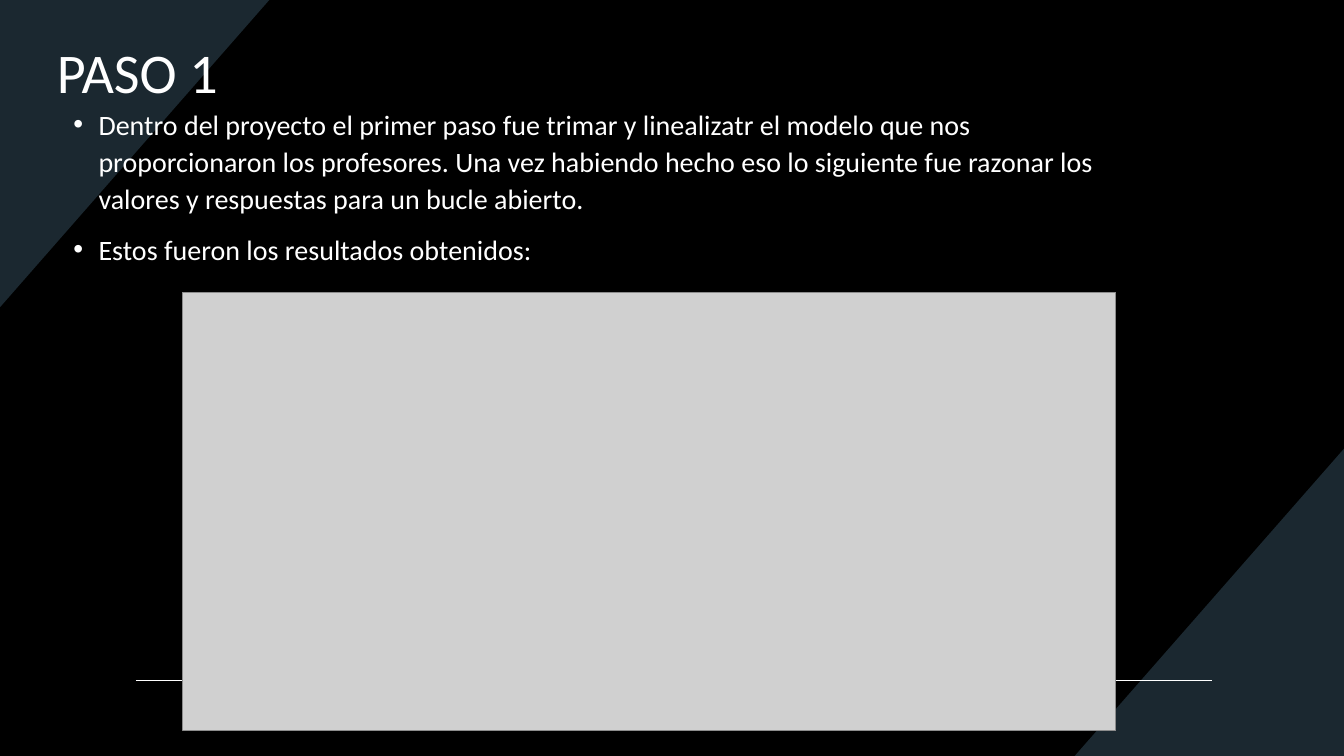
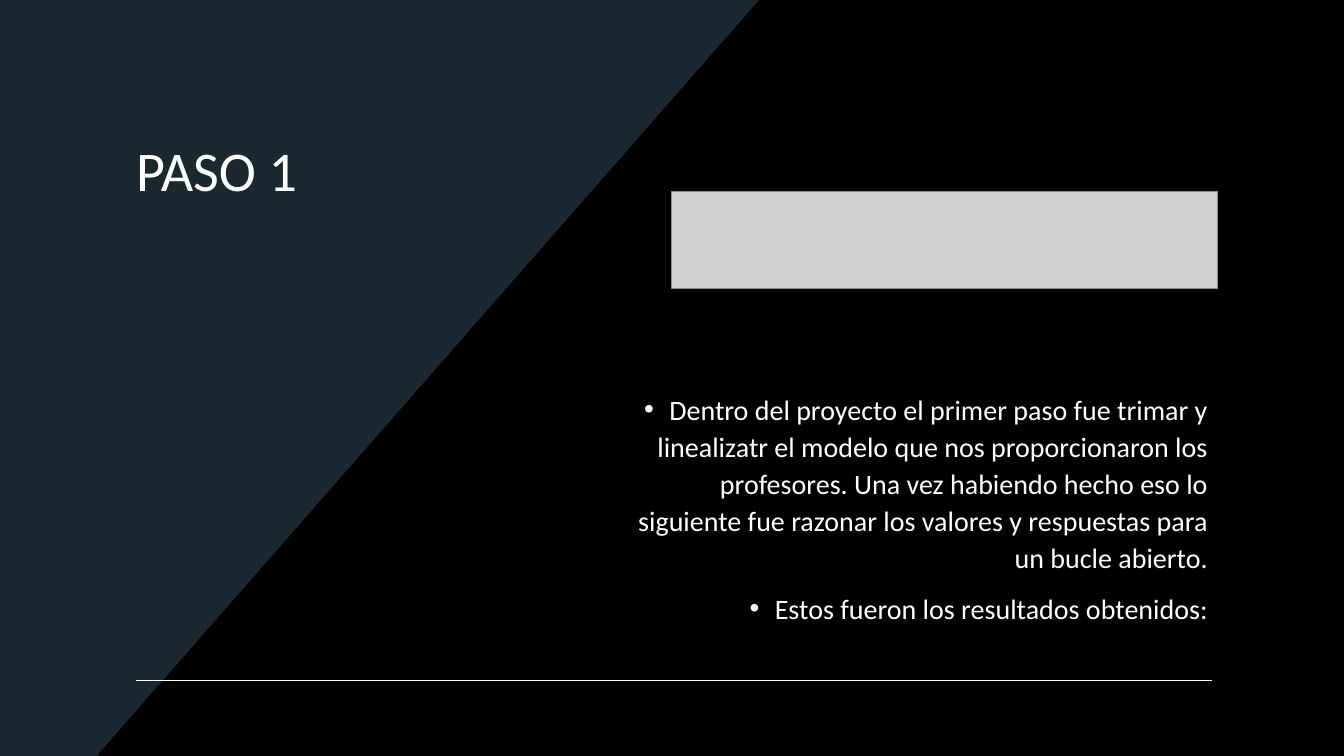
Before and after one commit to SamOctGonzAzpeitia/CyO, a slide deck: slide 2 of Presentacion1.pptx. Drawn at 1344x756 pixels with LibreOffice and Linux fonts; fonts in the diff are those of the drawing; grey boxes stand for pictures. Boxes give left, top, right and bottom in pixels: in the first picture for what was removed or moved away, otherwise in the second. Text is boxed around its words. In the diff, an @@ line names an element or a change of style, - is before the commit and + after.

```diff
--- a/Presentacion1.pptx
+++ b/Presentacion1.pptx
@@ rectangle added at <box>0,0,1344,756</box>, fill #000000 @@
@@ freeform shape added at <box>0,0,759,756</box>, fill #1B2830 @@
@@ title "PASO 1": place and size @@
-title "PASO 1" at <box>57,56,217,106</box>
+title "PASO 1" at <box>136,154,297,192</box>
@@ title "PASO 1" at <box>136,154,297,192</box>: vertical alignment middle to top @@
@@ picture added at <box>673,192,1219,288</box> @@
@@ picture removed at <box>182,292,1116,731</box> @@
@@ text "Dentro del proyecto el primer ...": place and size @@
-text "Dentro del proyecto el primer ..." at <box>99,112,1092,261</box>
+text "Dentro del proyecto el primer ..." at <box>638,400,1208,620</box>
@@ text "Dentro del proyecto el primer ..." at <box>638,400,1208,620</box>: alignment left to right; vertical alignment top to bottom @@
@@ line removed from (136, 681) to (1212, 681) @@
@@ line added from (136, 681) to (1212, 681), #FFFFFF 1 pt @@
```
Also in this commit, not shown: 1 other slide changed, 2 slides added, 2 slides removed, 4 other files.
